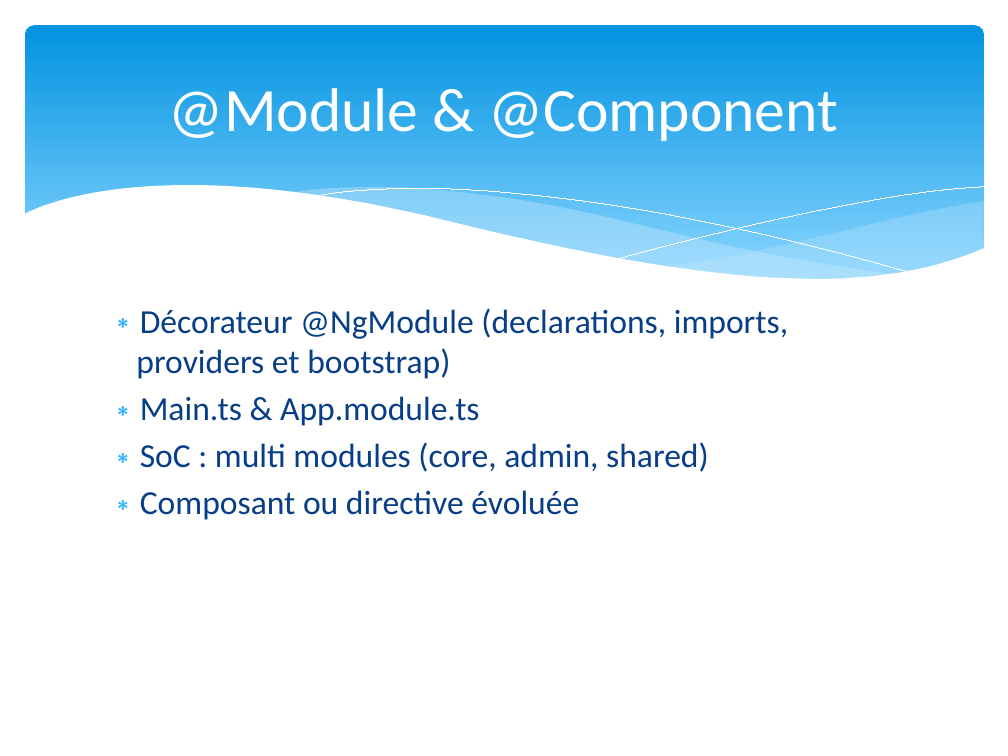
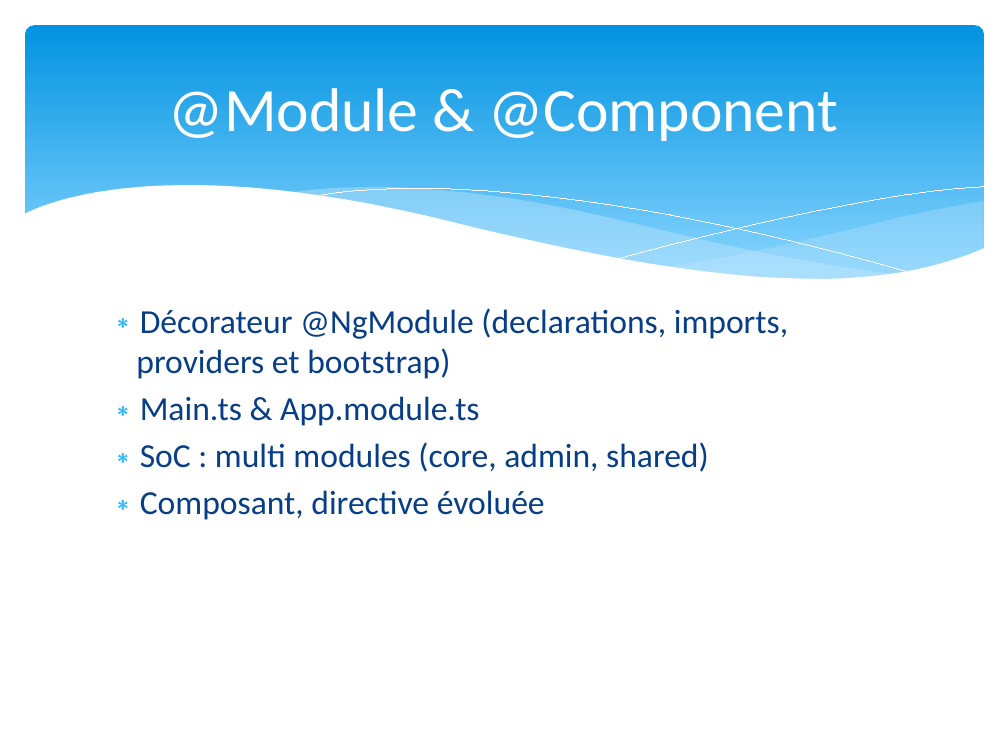
Before and after one commit to dalabord/ng-formation, a slide deck: slide 10 of formation_Angular.pptx. Drawn at 1008x756 pixels with LibreOffice and Linux fonts; fonts in the diff are those of the drawing. Boxes give left, top, right and bottom in pixels: in the first picture for what was removed or moved away, otherwise in the second. Text is boxed around its words. In the diff, an @@ line names an element or a change of style, - is before the commit and + after.

Commit message:
04 avec modules

```diff
--- a/formation_Angular.pptx
+++ b/formation_Angular.pptx
@@ text at [140,490,545,520]: text changed @@
-∗ Composant ou directive évoluée
+∗ Composant, directive évoluée
```
Also in this commit, not shown: 3 other slides changed, 44 other files.
